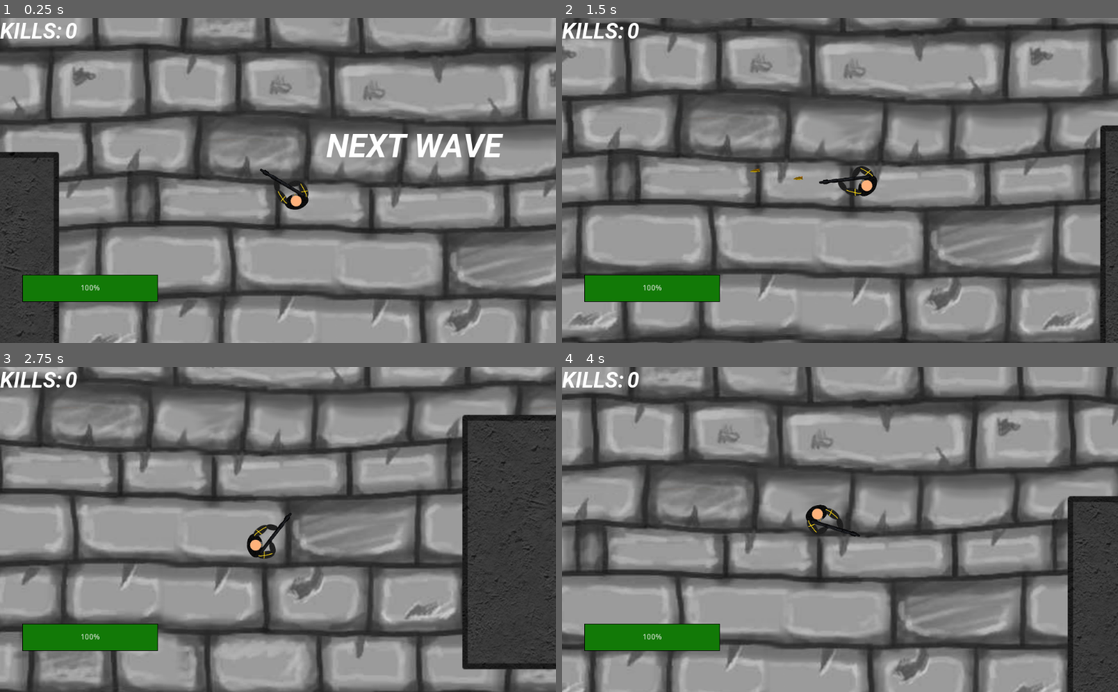
Above: before the commit, frames 1-4 (two rows, left to right).
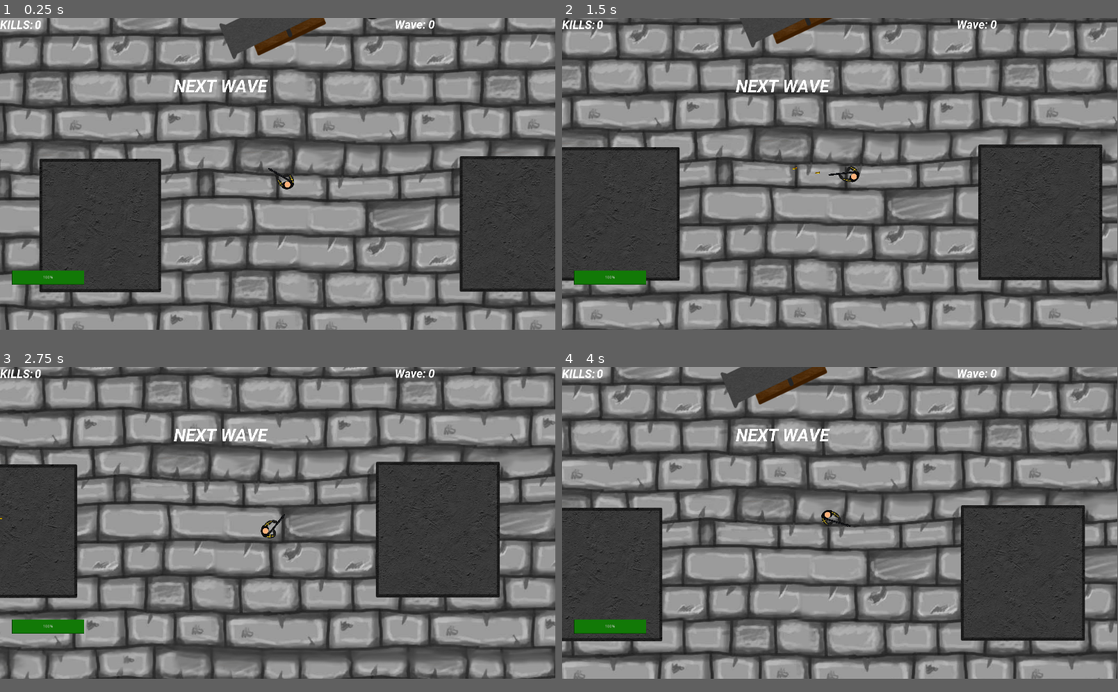
Above: after the commit, the same moments.

Repository: samuelmanolakas/Hellsing-Warewolf-Assault
Game: Godot game, scene res://Test_map.tscn
Two runs of this game, one before a commit and one after it. Both use one fixed random seed, a clock stepped at 60 frames per second and the inputs below. The engine's default icon, where the game draws it, is replaced by a stand-in: a white triangle on a blue panel in a dark square.
Inputs (mouse positions are in pixels of both pictures, inside the frame that each line leads up to):
- Up to frame 1 (0.25 s): no input
- Up to frame 2 (1.5 s): tap Enter at 0.5 s; move the mouse to (962, 164) at 0.52 s; press the mouse at (962, 164) at 0.53 s; hold D (right) 0.53-1.28 s; move the mouse to (728, 196) at 1.27 s; release the mouse at (728, 196) at 1.28 s; hold S (down) from 1.28 s (still down); click (728, 196) at 1.35 s
- Up to frame 3 (2.75 s): move the mouse to (333, 458) at 2.02 s; release S (down) at 2.03 s; press the mouse at (333, 458) at 2.03 s; hold D (right) from 2.03 s (still down)
- Up to frame 4 (4 s): move the mouse to (812, 594) at 2.77 s; release D (right) at 2.78 s; release the mouse at (812, 594) at 2.78 s; hold W (up) 2.78-3.53 s; click (812, 594) at 2.85 s; move the mouse to (1006, 578) at 3.52 s; press the mouse at (1006, 578) at 3.53 s; hold A (left) from 3.53 s (still down)
In our replay, the window is 800x468 before the commit and 799x449 after it. These sizes can differ from the game's own. Grey fills any space a smaller window leaves; there, only what the larger window draws over its background counts as a difference.

The runs differ from the first frame. In frame 1, 69% of the frame differs, in the area x 0-100%, y 0-100%; in frame 2, 68%; in frame 3, 69%; in frame 4, 69%.

Commit message:
Timer and resolution

Diff:
--- a/Test_map.tscn
+++ b/Test_map.tscn
@@ -36,6 +36,7 @@
 script = ExtResource( 4 )
 
 [node name="SpawnTimer" type="Timer" parent="."]
+wait_time = 5.0
 autostart = true
 
 [node name="Spawn(top)" type="Position2D" parent="." groups=[
--- a/project.godot
+++ b/project.godot
@@ -20,8 +20,9 @@
 
 [display]
 
+window/size/width=1920
+window/size/height=1080
 window/size/resizable=false
-window/size/fullscreen=true
 
 [input]
 
